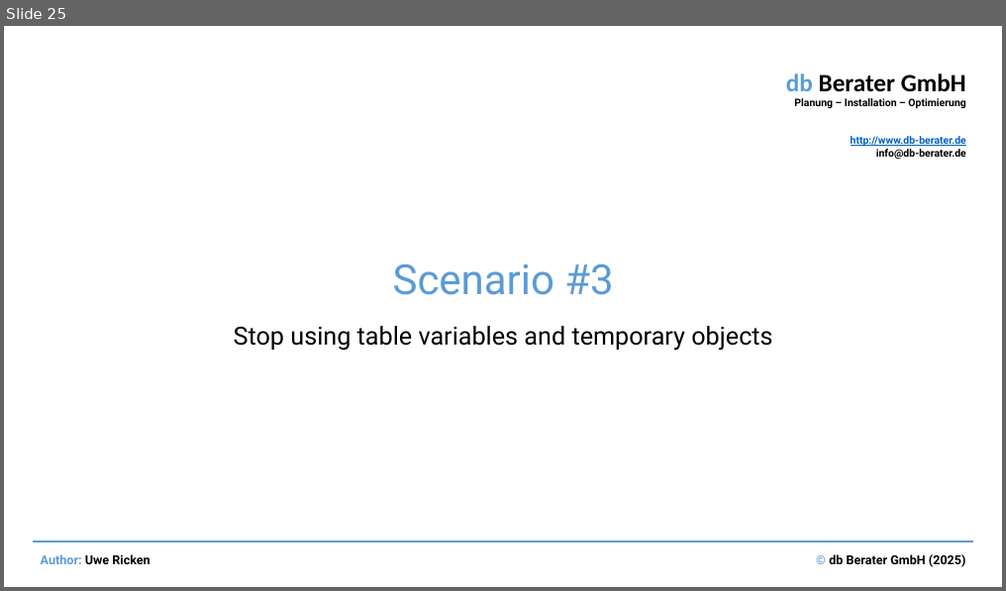
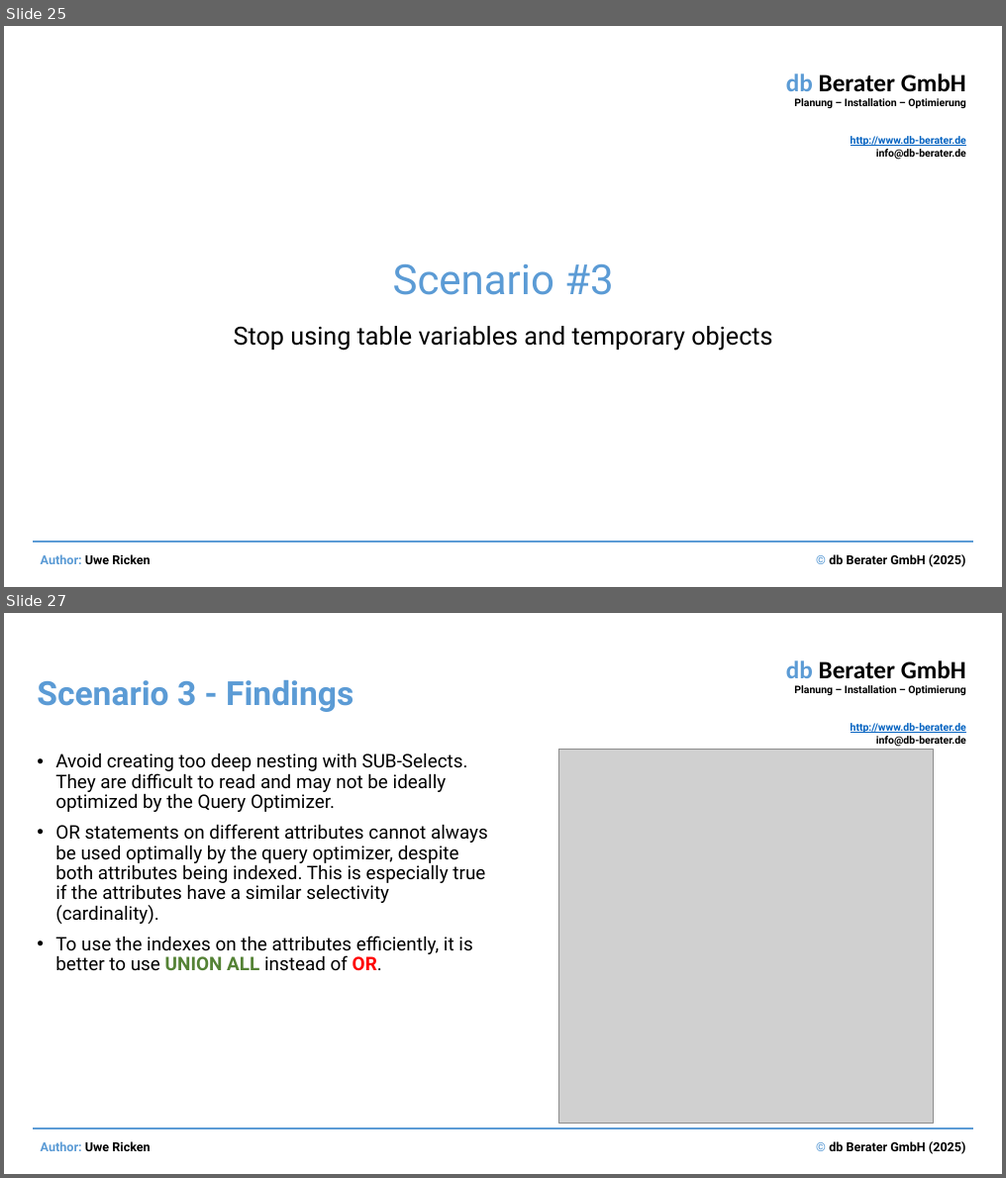
Before and after one commit to uricken1964/Workshop---Making-Bad-Codes-Better, a slide deck: Documents and Preparation/Performance optimization by identifying and correcting bad SQL code.pptx. Shown one above the other, each under a label of ours: slide 25 before the commit, slides 25 and 27 after it; the slides between them are not shown. The pictures are 1006x591 and 1006x1178 pixels, drawn with LibreOffice and Linux fonts; fonts in the diff are those of the drawing; grey boxes stand for pictures. Boxes give left, top, right and bottom in pixels: in the first picture for what was removed or moved away, otherwise in the second. Text is boxed around its words. In the diff, an @@ line names an element or a change of style, - is before the commit and + after.

```diff
--- a/Documents and Preparation/Performance optimization by identifying and correcting bad SQL code.pptx
+++ b/Documents and Preparation/Performance optimization by identifying and correcting bad SQL code.pptx
@@ slide 27 added at bbox=[4, 613, 1002, 1174], background #FFFFFF; not listed: 4 template elements that a slide beside it also shows @@
@@ title added at bbox=[37, 680, 353, 712], 32 pt, text #5B9BD5, bold @@
+Scenario 3 - Findings
@@ text added at bbox=[55, 753, 488, 971], 18 pt, text #000000 @@
+• Avoid creating too deep nesting with SUB-Selects. They are difficult to read and may not be ideally optimized by the Query Optimizer.
+• OR statements on different attributes cannot always be used optimally by the query optimizer, despite both attributes being indexed. This is especially true if the attributes have a similar selectivity (cardinality).
+• To use the indexes on the attributes efficiently, it is better to use UNION ALL instead of OR.
@@ picture added at bbox=[558, 750, 933, 1124] @@
```
Also in this commit, not shown: 1 other slide added, 1 slide removed, 16 other files.
